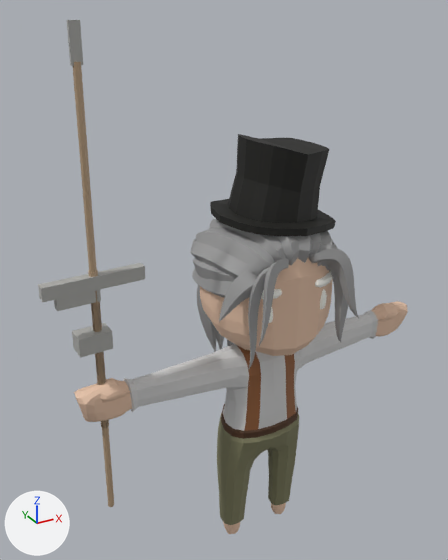
One commit to the FBX model unity/Assets/Art/Resources/Models/Person_OldClassy_Female.fbx: the scene before it, then after it.
Camera for both pictures: a camera (50 mm lens) standing at (-2.52, -3.91, 4.63) and looking at (-0.22, 0.26, 2.54). Every picture has the same lights, and +X, +Y and +Z are marked at lower left. The picture after the commit comes second. Where no turn or scale is listed for an object, it has been applied to the vertices. Vertices at exactly the same position are counted once.

In view in the first picture: 'Body', 'Prop_Axe', 'Prop_Hammer', 'Prop_Pickaxe', 'Prop_Spear'.
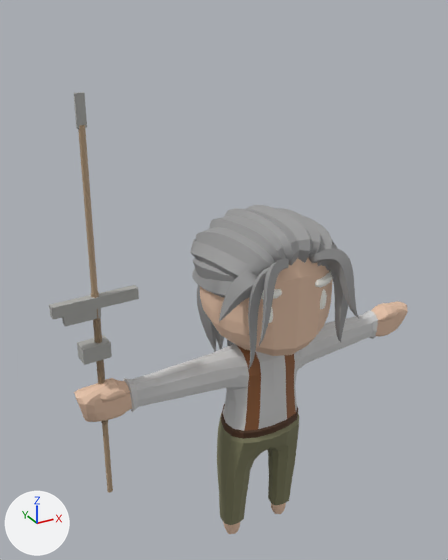
The change, as a list of edits to the scene's bpy script:
```text
Change me_prop_hammer_001:
    used by ob_prop_hammer; location = (-1.412, 0.016, 1.86)
    remove me_prop_hammer_001.from_pydata(...)  # 24 vertices, 16 faces; spans x -0.167..0.087, y -0.104..0.057, z -0.166..0.653
    add me_prop_hammer_001.from_pydata(...)  # 24 vertices, 16 faces; spans x -0.142..0.074, y -0.088..0.048, z -0.141..0.555
    me_prop_hammer_001 part 2: the whole mesh is scaled about the mesh origin by 0.85
Change me_prop_pickaxe_001:
    used by ob_prop_pickaxe; location = (-1.412, 0.016, 1.86)
    remove me_prop_pickaxe_001.from_pydata(...)  # 24 vertices, 16 faces; spans x -0.371..0.375, y -0.093..0.041, z -0.208..1.115
    add me_prop_pickaxe_001.from_pydata(...)  # 24 vertices, 16 faces; spans x -0.316..0.318, y -0.079..0.035, z -0.176..0.948
    me_prop_pickaxe_001 part 4: the whole mesh is scaled about the mesh origin by 0.85
Change me_prop_spear_001:
    used by ob_prop_spear; location = (-1.412, 0.016, 1.86)
    remove me_prop_spear_001.from_pydata(...)  # 24 vertices, 16 faces; spans x -0.03..0.04, y -0.12..0.07, z -1.03..2.7
    add me_prop_spear_001.from_pydata(...)  # 24 vertices, 16 faces; spans x -0.03..0.03, y -0.1..0.06, z -0.88..2.3
    me_prop_spear_001 part 3: the whole mesh is scaled about the mesh origin by 0.85
Change me_prop_axe_001:
    used by ob_prop_axe; location = (-1.412, 0.016, 1.86)
    remove me_prop_axe_001.from_pydata(...)  # 24 vertices, 16 faces; spans x -0.278..0.035, y -0.083..0.041, z -0.208..1.074
    add me_prop_axe_001.from_pydata(...)  # 24 vertices, 16 faces; spans x -0.237..0.03, y -0.07..0.035, z -0.176..0.913
    me_prop_axe_001 part 5: the whole mesh is scaled about the mesh origin by 0.85
Change me_cube_004:
    used by ob_body; location = (0.0, 0.0, 0.0)
    remove me_cube_004.from_pydata(...)  # 3568 vertices, 3550 faces; spans x -1.62..1.62, y -0.66..0.76, z -0.02..3.75
    add me_cube_004.from_pydata(...)  # 3470 vertices, 3454 faces; spans x -1.62..1.62, y -0.66..0.76, z -0.02..3.19
    me_cube_004 part 1: the loose piece of 98 vertices spanning x -0.4..0.51, y -0.47..0.48, z 3.06..3.75 is deleted
    remove me_cube_004.materials.append(mat_hat)  # black #14140f
```

Boxes [x1, y1, x2, y2] around the edits, measured in the pictures (448 x 560 px):
'Body', reshaped (18% shorter)
    before: [74, 134, 408, 534]
    after: [74, 205, 408, 534]
'Prop_Pickaxe', moved, rescaled (16% narrower, 16% shorter)
    before: [38, 263, 145, 428]
    after: [49, 285, 139, 424]
'Prop_Spear', moved, rescaled (17% narrower, 18% shorter)
    before: [67, 20, 114, 507]
    after: [74, 92, 113, 493]
'Prop_Axe', moved, rescaled (16% narrower, 17% shorter)
    before: [54, 290, 109, 428]
    after: [62, 308, 108, 423]
'Prop_Hammer', moved, rescaled (14% narrower, 14% shorter)
    before: [72, 323, 113, 358]
    after: [77, 335, 112, 365]
part 1 of me_cube_004, deleted (black)
    before: [210, 134, 336, 236]
